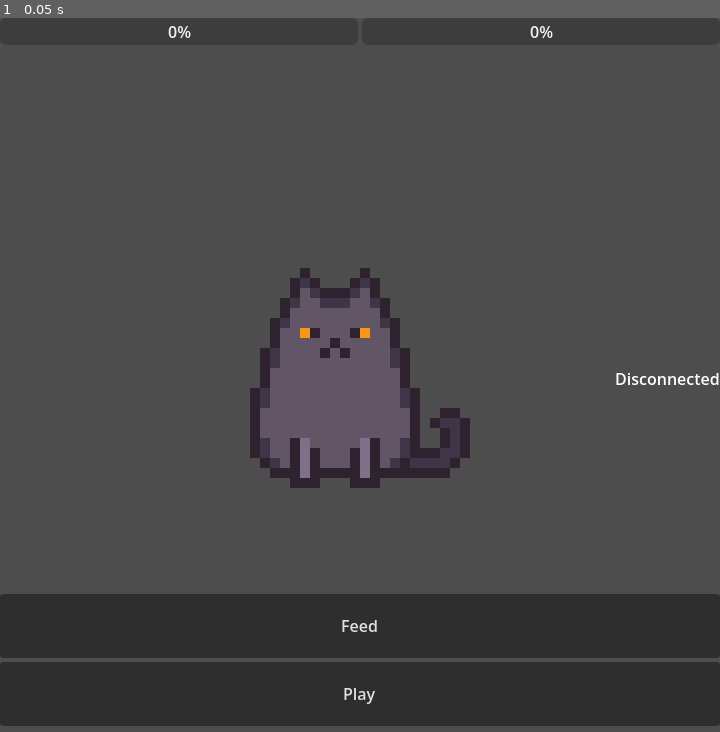
Above: before the commit, frame 1.
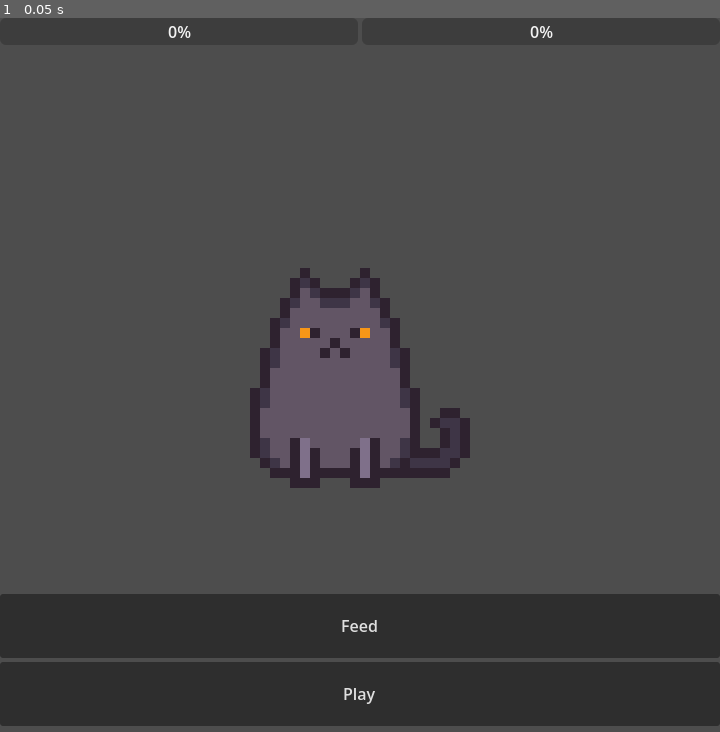
Above: after the commit, the same moment.

Repository: ImDarkly/bastet
Game: Godot game, scene res://client/scenes/main.tscn
The game is run twice, just before and just after one commit, with the same random seed, the same clock (stepped at 60 frames per second) and the same inputs.
Inputs:
- Up to frame 1 (0.05 s): no input

The runs differ from the first frame. In frame 1, 0.1% of the frame differs, in the area x 85-100%, y 49-52%.
Error after the commit: Invalid access to property or key 'stats_changed' on a base object of type 'Nil'. (res://client/scenes/hud/hud.gd:12)

Commit message:
Refactor HUD to use Network and Stats autoloads

Diff:
--- a/client/scenes/hud/hud.gd
+++ b/client/scenes/hud/hud.gd
@@ -3,66 +3,29 @@
 var hunger: float = 0.0
 var happiness: float = 0.0
 
-var ws_peer = WebSocketPeer.new()
-
-const SERVER_URL = "ws://localhost:8080"
 
 @onready var hunger_bar = $StatsBars/HungerBar
 @onready var happiness_bar = $StatsBars/HappinessBar
-
-@onready var hunger_button = $StatsButtons/HungerButton
-@onready var happiness_button = $StatsButtons/HappinessButton
-
 @onready var status_label = $StatusLabel
 
 func _ready():
-	update_bars()
-	ws_peer.connect_to_url(SERVER_URL)
+	Stats.stats_changed.connect(_on_stats_changed)
 	status_label.text = "Connecting..."
 
 func _process(delta: float) -> void:
-	ws_peer.poll()
-
-	var state = ws_peer.get_ready_state()
-
-	if state == WebSocketPeer.STATE_OPEN:
+	if Network.get_ready_state() == WebSocketPeer.STATE_OPEN:
 		status_label.text = "Connected"
-
-		while ws_peer.get_available_packet_count() > 0:
-			var packet = ws_peer.get_packet()
-			var text = packet.get_string_from_utf8()
-			handle_server_message(text)
-
-	elif state == WebSocketPeer.STATE_CLOSED:
+	elif Network.get_ready_state() == WebSocketPeer.STATE_CLOSED:
 		status_label.text = "Disconnected"
 
+func _on_stats_changed(hunger: float, happiness: float) -> void:
+	hunger_bar.value = hunger
+	happiness_bar.value = happiness
 
-func handle_server_message(text: String):
-	var data = JSON.parse_string(text)
-	if data == null:
-		return
-	if data.get("type") != "state":
-		return
-	var state = data["state"]
-	hunger = state["hunger"]
-	happiness = state["happiness"]
-	update_bars()
 
 func _on_hunger_button_pressed() -> void:
-	send_action("feed")
+	Network.send_action("feed")
 
 
 func _on_happiness_button_pressed() -> void:
-	send_action("play")
-
-
-func send_action(action: String):
-	if ws_peer.get_ready_state() != WebSocketPeer.STATE_OPEN:
-		return
-
-	ws_peer.send_text(JSON.stringify({ "type": "action", "action": action }))
-
-
-func update_bars():
-	hunger_bar.value = clamp(hunger, 0.0, 100.0)
-	happiness_bar.value = clamp(happiness, 0.0, 100.0)
+	Network.send_action("play")
--- /dev/null
+++ b/client/scenes/network/network.gd
@@ -0,0 +1,33 @@
+extends Node
+
+const SERVER_URL = "ws://localhost:8080"
+
+var ws_peer = WebSocketPeer.new()
+
+func _ready() -> void:
+	ws_peer.connect_to_url(SERVER_URL)
+
+func _process(delta: float) -> void:
+	ws_peer.poll()
+
+	if ws_peer.get_ready_state() == WebSocketPeer.STATE_OPEN:
+		while ws_peer.get_available_packet_count() > 0:
+			var text = ws_peer.get_packet().get_string_from_utf8()
+			_handle_message(text)
+
+func _handle_message(text: String) -> void:
+	var data = JSON.parse_string(text)
+	if data == null or data.get("type") != "state":
+		return
+	var state = data.get("state")
+	if state == null or not state.has("hunger") or not state.has("happiness"):
+		return
+	Stats.set_stats(float(state["hunger"]), float(state["happiness"]))
+
+func send_action(action: String) -> void:
+	if ws_peer.get_ready_state() != WebSocketPeer.STATE_OPEN:
+		return
+	ws_peer.send_text(JSON.stringify({"type": "action", "action": action}))
+
+func get_ready_state() -> int:
+	return ws_peer.get_ready_state()
--- /dev/null
+++ b/client/scenes/stats/stats.gd
@@ -0,0 +1,11 @@
+extends Node
+
+signal stats_changed(hunger: float, happiness: float)
+
+var hunger: float = 0.0
+var happiness: float = 0.0
+
+func set_stats(new_hunger: float, new_happiness: float) -> void:
+	hunger = clamp(new_hunger, 0.0, 100.0)
+	happiness = clamp(new_happiness, 0.0, 100.0)
+	stats_changed.emit(hunger, happiness)
--- a/project.godot
+++ b/project.godot
@@ -14,6 +14,11 @@
 run/main_scene="res://client/scenes/main.tscn"
 config/features=PackedStringArray("4.6", "GL Compatibility")
 config/icon="res://icon.svg"
+
+[autoload]
+
+Stats="*uid://ctwjscjmee6c4"
+Network="*uid://cvvj4dj7h8jav"
 
 [display]
 
